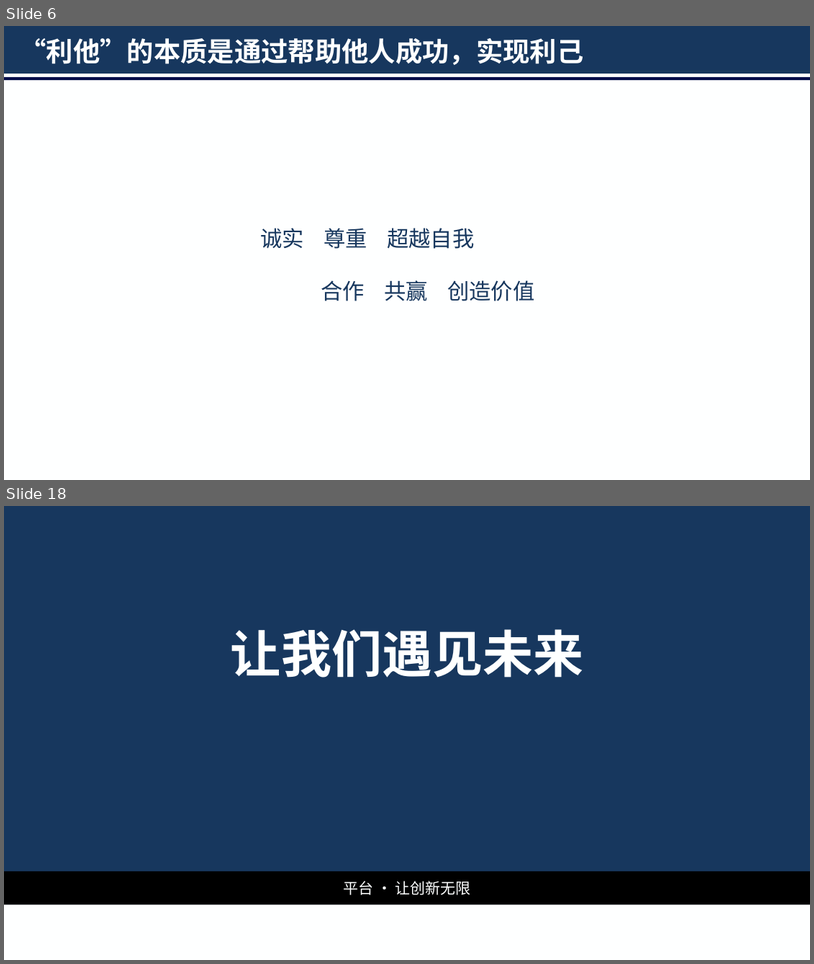
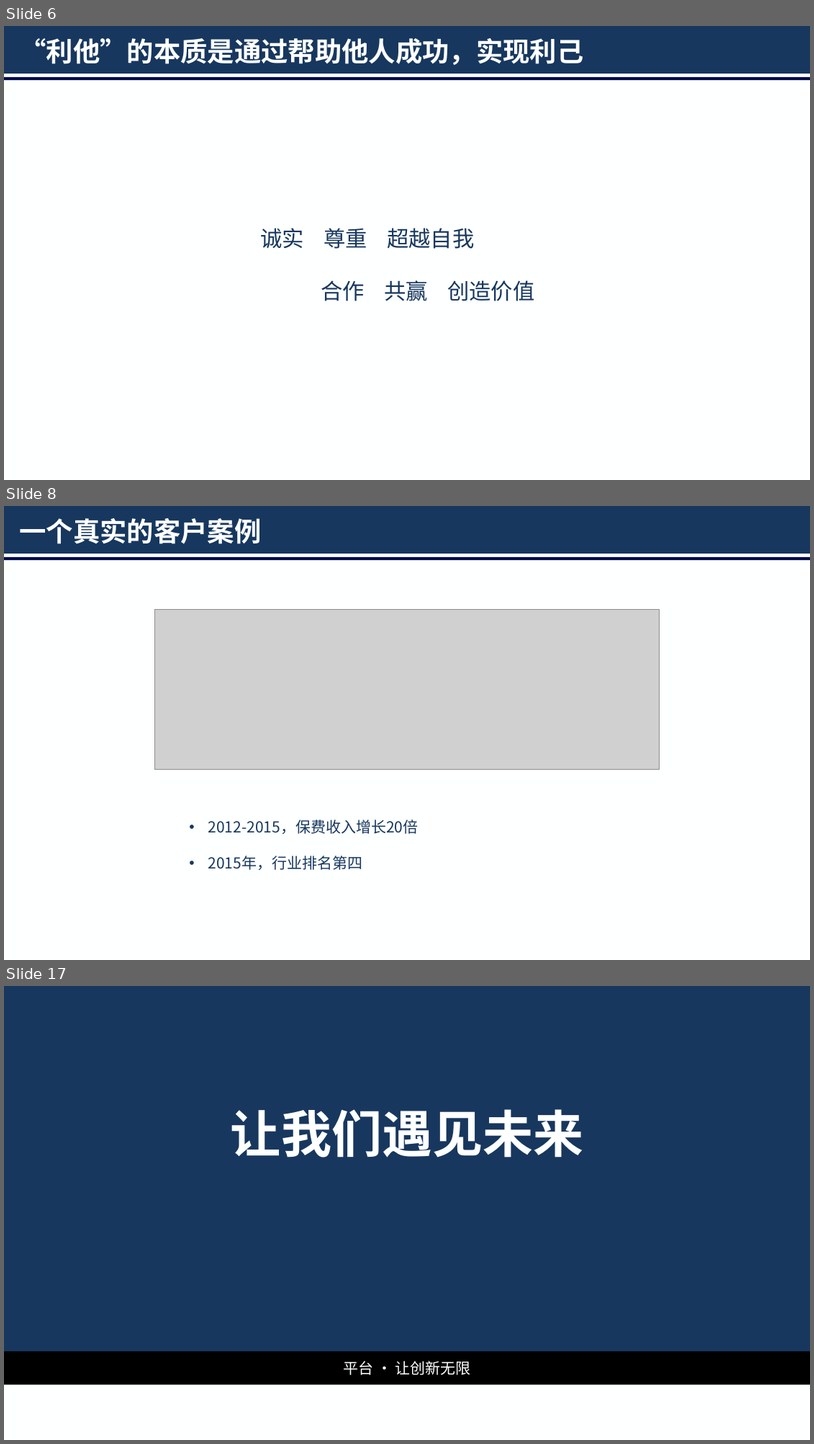
Before and after one commit to Jinzy/Primetonkb, a slide deck: 经验技巧总结/演讲：客户价值规划/客户价值规划.pptx. Shown one above the other, each under a label of ours: slides 6 and 18 before the commit, slides 6, 8 and 17 after it; the slides between them are not shown. The pictures are 814x964 and 814x1444 pixels, drawn with LibreOffice and Linux fonts; fonts in the diff are those of the drawing; grey boxes stand for pictures; background and template pictures are left out. Boxes give left, top, right and bottom in pixels: in the first picture for what was removed or moved away, otherwise in the second. Text is boxed around its words. In the diff, an @@ line names an element or a change of style, - is before the commit and + after.

```diff
--- a/经验技巧总结/演讲：客户价值规划/客户价值规划.pptx
+++ b/经验技巧总结/演讲：客户价值规划/客户价值规划.pptx
@@ slide 8 added at <box>4,506,810,960</box>, background #FEFFFF; not listed: 2 template elements that a slide beside it also shows @@
@@ title added at <box>19,518,261,544</box>, 32 pt, text #FEFFFF, bold @@
+一个真实的客户案例
@@ picture added at <box>154,609,659,769</box> @@
@@ text added at <box>208,819,419,870</box>, 18 pt, text #17375E @@
+• 2012-2015，保费收入增长20倍
+• 2015年，行业排名第四
@@ what was slide 18 is now slide 17 @@
```
Also in this commit, not shown: 2 slides changed, 8 other slides added, 10 slides removed.
